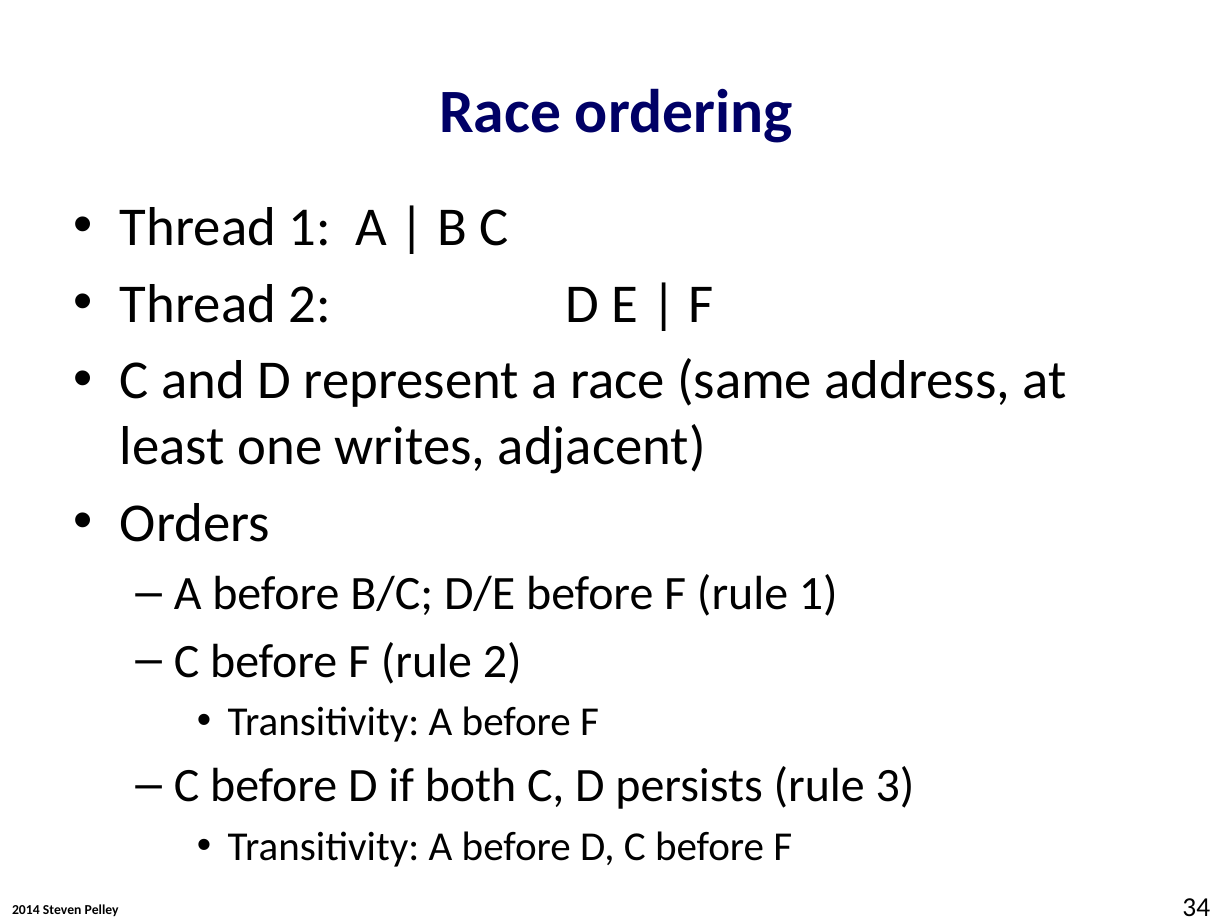
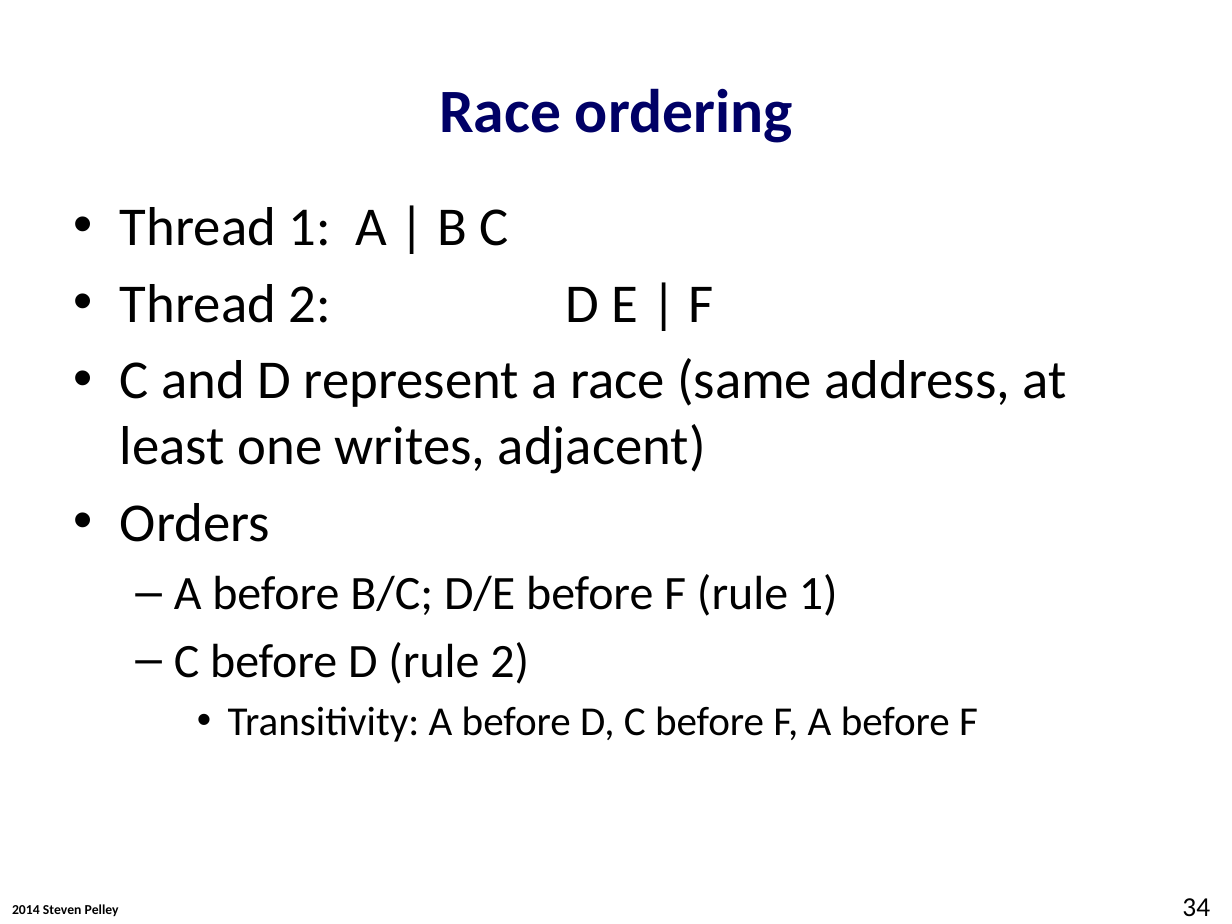
Before and after one commit to Abulila/dissertation, a slide deck: slide 34 of proposal/defense.pptx. Drawn at 1232x924 pixels with LibreOffice and Linux fonts; fonts in the diff are those of the drawing; background and template pictures are left out. Boxes give left, top, right and bottom in pixels: in the first picture for what was removed or moved away, otherwise in the second. Text is boxed around its words. In the diff, an @@ line names an element or a change of style, - is before the commit and + after.

```diff
--- a/proposal/defense.pptx
+++ b/proposal/defense.pptx
@@ text at (x1=174, y1=642, x2=978, y2=742): text changed @@
-  – C before F (rule 2)
-    • Transitivity: A before F
-  – C before D if both C, D persists (rule 3)
-    • Transitivity: A before D, C before F
+  – C before D (rule 2)
+    • Transitivity: A before D, C before F, A before F
```
Also in this commit, not shown: 4 other slides changed, 1 slide added, 1 slide removed.
